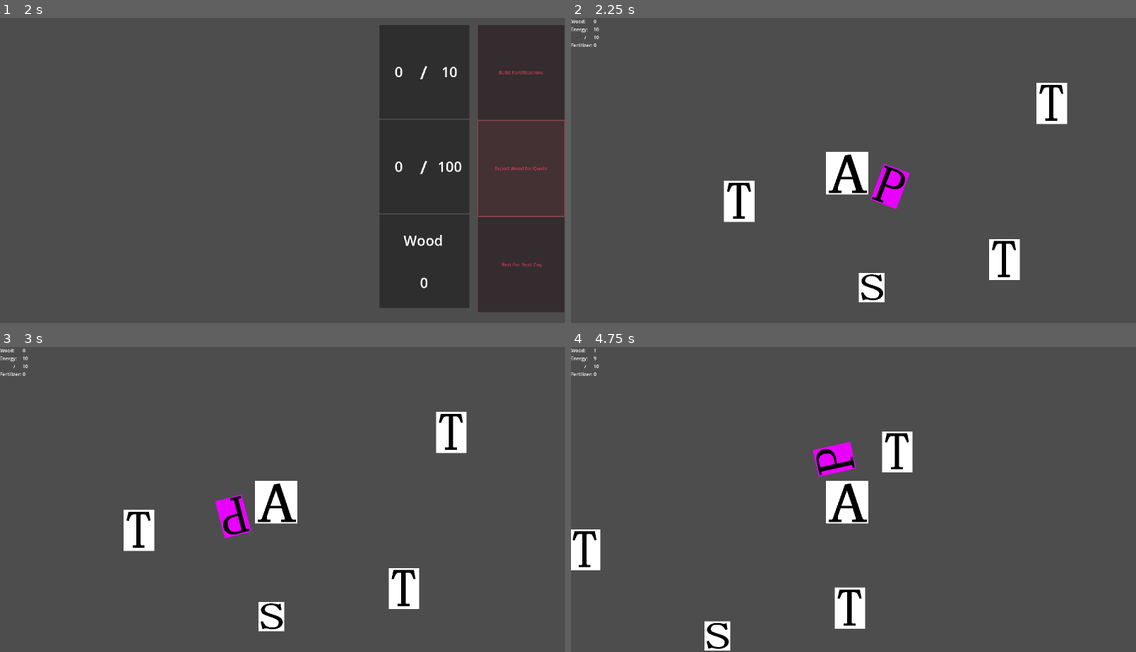
Above: before the commit, frames 1-4 (two rows, left to right).
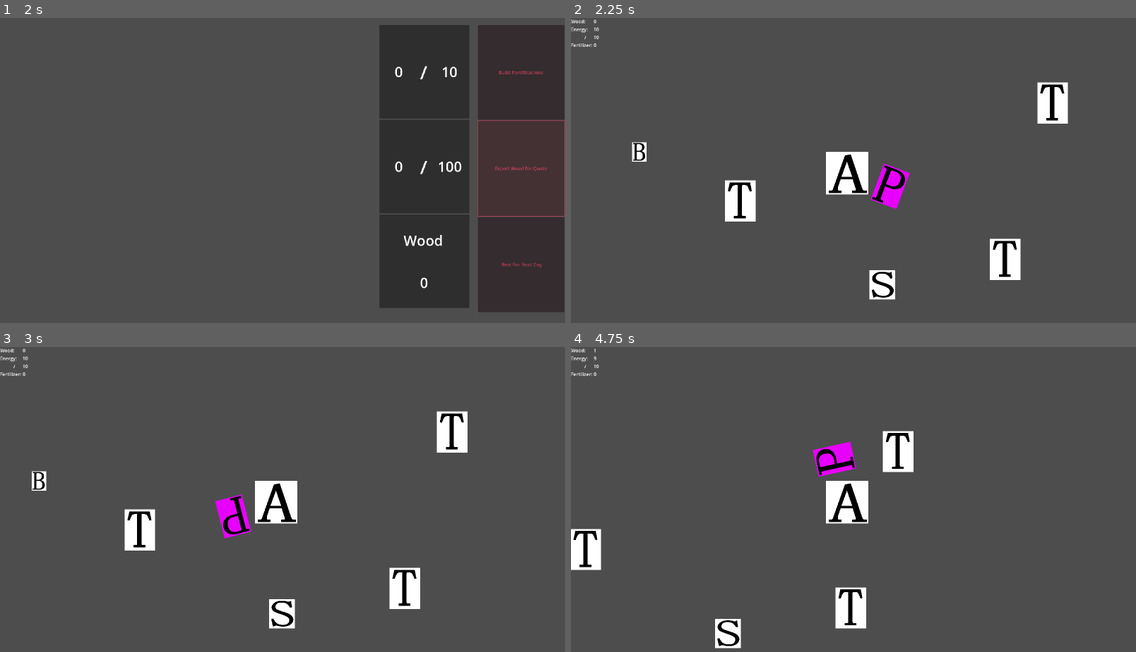
Above: after the commit, the same moments.

Repository: ErdrickBelmont/Buddy_Jam_2024_Team_4
Game: Godot game, scene res://shipUpgradeScene.tscn
Same seed, same stepped clock (60 frames per second), same inputs: the game is played once before the commit and once after it. This scene is started directly instead of the project's main scene.
Inputs (mouse positions are in pixels of both pictures, inside the frame that each line leads up to):
- Up to frame 1 (2 s): click "Build Fortifiications" at 0.5 s; click "Export Wood for Quota" at 1.25 s
- Up to frame 2 (2.25 s): click "Rest For Next Day" at 2 s
- Up to frame 3 (3 s): tap Enter at 2.75 s; move the mouse to (169, 530) at 2.77 s; hold D (ui_right) from 2.78 s (still down); click (169, 530) at 2.85 s
- Up to frame 4 (4.75 s): tap W (ui_up) at 3.02, 3.77 s; move the mouse to (898, 597) at 3.52 s; click (898, 597) at 3.6 s; move the mouse to (836, 450) at 4.27 s; release D (ui_right) at 4.28 s; hold A (ui_left) from 4.28 s (still down); click (836, 450) at 4.35 s

Frame 1 is identical in both runs. In frame 2, 1.2% of the frame differs, in the area x 10-88%, y 21-94%; in frame 3, 1.3%, in the area x 5-83%, y 21-94%; in frame 4, 1.1%.

Commit message:
Bugs & combat created
also fixed bug with Ship upgrade menu

Diff:
--- /dev/null
+++ b/BuddyJam2023_Tree_Game/BugAI.gd
@@ -0,0 +1,94 @@
+extends CharacterBody2D
+
+
+const SPEED = 300.0
+var player_chase = false
+var player = null
+var player_contact = false
+var bug_health = 3
+var cursor_select: bool = false
+var mouse_on_tree: bool = false
+
+# BUG: the _on_area_2d_body_entered's subtracting 1 from energy at start of game and IDK why.
+# ready function adding 1 energy is a jerry rigged solution to this problem
+
+
+func _ready():
+	Global_Var.add_to_var("energy", 1)
+func _physics_process(delta):
+	if player_chase:
+		position += (player.position - position) / SPEED
+
+
+func _on_radar_body_entered(body):
+	player = body
+	player_chase = true
+
+func _on_radar_body_exited(body):
+	player = null
+	player_chase = false
+
+
+func _on_area_2d_body_exited(body):
+	player_contact = false
+	pass # Replace with function body.
+
+func _on_area_2d_body_entered(body):
+	player_contact = true
+	if player_contact == true:
+		Global_Var.add_to_var("energy", -1)
+
+
+
+
+
+#func _on_tree_collider_child_entered_tree(area):
+	##f area.is_in_group("player"):
+		#get_node("Area2D/tree_targetted").set_visible(true)
+		#print("entered in tree collider")
+#
+#func _on_tree_collider_child_exiting_tree(area):
+	##f area.is_in_group("player"):
+		#get_node(".").set_visible(false)
+		#print("left tree collider")
+
+func _process(delta):
+	# if cursor's over the tree, its clicked, and the player has at least 1 energy left #&& Global_Var.lowerBoundCheck(Global_Var.get_referance("energy"),1)d
+	if(cursor_select && mouse_on_tree && Input.is_action_just_pressed("left_Click") && Global_Var.lowerBoundCheck(Global_Var.get_referance("energy"),1) ):
+		bug_health -= 1
+		if bug_health == 0:
+			Global_Var.add_to_var("fertilizer", 1)
+			self.free()
+
+
+
+
+
+
+#code from : https://forum.godotengine.org/t/is-there-a-wait-function-to-godot/38759
+#func wait(seconds: float) -> void:
+	#await get_tree().create_timer(seconds).timeout
+
+
+
+
+func _on_area_2d_area_entered(area):
+	get_child(0,false).show()
+	cursor_select = true
+	pass # Replace with function body.
+
+
+func _on_area_2d_area_exited(area):
+	get_child(0,false).hide()
+	cursor_select = false
+	pass # Replace with function body.
+
+
+func _on_area_2d_mouse_entered():
+	mouse_on_tree = true
+	pass # Replace with function body.
+
+
+func _on_area_2d_mouse_exited():
+	mouse_on_tree = false
+	pass # Replace with function body.
--- a/BuddyJam2023_Tree_Game/Global_Var.gd
+++ b/BuddyJam2023_Tree_Game/Global_Var.gd
@@ -4,6 +4,7 @@
 var dic : Dictionary = {"wood": 0,"woodExportTracker": 0, "woodExportCap": 100,"fortificationTracker": 0,"fortificationCost": 10, "energy": 0, "maxEnergy": 10, "fertilizer": 0,"quotaTracker":0, "quota": 100 }
 
 var base_fortified: bool = false
+var quota_fufilled: bool = false
 
 func _ready():
 	set_var("energy",dic.maxEnergy)
@@ -86,8 +87,10 @@
 
 func upperBoundCheck(lesser:int, max:int) -> bool:
 	if (lesser < max):
+		print("upBound:true")
 		return true
 	else:
+		print("upBound:false")
 		return false
 func lowerBoundCheck(currentInt:int, minimumRequired:int) -> bool:
 	if (currentInt < minimumRequired):
@@ -98,4 +101,5 @@
 func storm_reset():
 	set_var("energy",dic.maxEnergy)
 	set_var("woodExportTracker",0)
-	set_var("quotaTracker",0)
+	#set_var("quotaTracker",0)
+	base_fortified = false
--- a/BuddyJam2023_Tree_Game/Player.tscn
+++ b/BuddyJam2023_Tree_Game/Player.tscn
@@ -14,13 +14,13 @@
 radius = 13.0225
 
 [node name="player_prefab" type="CharacterBody2D"]
-position = Vector2(387, 194)
+position = Vector2(0, -4)
 collision_layer = 3
 collision_mask = 15
 script = ExtResource("1_yfync")
 
 [node name="Area2D2" type="Area2D" parent="."]
-position = Vector2(684.684, 321.062)
+position = Vector2(130.684, -10.938)
 
 [node name="charCollider" type="CollisionShape2D" parent="Area2D2"]
 position = Vector2(-132.684, 9.93842)
@@ -32,17 +32,17 @@
 texture = ExtResource("2_6s85g")
 
 [node name="Camera2D" type="Camera2D" parent="."]
-position = Vector2(576, 321)
+position = Vector2(22, -11)
 
 [node name="OrbitHolder" type="CollisionShape2D" parent="." groups=["playerCursor"]]
-position = Vector2(554, 331)
+position = Vector2(0, -1)
 shape = SubResource("RectangleShape2D_crj7a")
 script = ExtResource("3_to5mm")
 
 [node name="Area2D" type="Area2D" parent="OrbitHolder"]
 position = Vector2(130.684, -9.93844)
 collision_layer = 2
-collision_mask = 12
+collision_mask = 14
 
 [node name="CollisionShape2D" type="CollisionShape2D" parent="OrbitHolder/Area2D"]
 modulate = Color(0.909804, 0, 1, 1)
--- /dev/null
+++ b/BuddyJam2023_Tree_Game/bug.tscn
@@ -0,0 +1,62 @@
+[gd_scene load_steps=7 format=3 uid="uid://uebyoy3nrbnk"]
+
+[ext_resource type="Script" path="res://BugAI.gd" id="1_546et"]
+[ext_resource type="Texture2D" uid="uid://c3lvb71mc6wea" path="res://B.jpg" id="2_3gren"]
+[ext_resource type="Texture2D" uid="uid://i286oe082tgw" path="res://squareCrosshair-export.png" id="2_ebpx0"]
+
+[sub_resource type="RectangleShape2D" id="RectangleShape2D_jxryx"]
+size = Vector2(47, 66)
+
+[sub_resource type="RectangleShape2D" id="RectangleShape2D_mfq25"]
+size = Vector2(49, 68)
+
+[sub_resource type="CircleShape2D" id="CircleShape2D_oypc1"]
+radius = 117.344
+
+[node name="Bug" type="CharacterBody2D"]
+collision_layer = 3
+collision_mask = 3
+script = ExtResource("1_546et")
+
+[node name="Sprite2D2" type="Sprite2D" parent="."]
+visible = false
+z_index = 1
+scale = Vector2(0.88, 1.12)
+texture = ExtResource("2_ebpx0")
+
+[node name="CollisionShape2D" type="CollisionShape2D" parent="."]
+position = Vector2(1.5, -1)
+shape = SubResource("RectangleShape2D_jxryx")
+
+[node name="Sprite2D" type="Sprite2D" parent="."]
+position = Vector2(1, -1)
+scale = Vector2(0.175406, 0.175406)
+texture = ExtResource("2_3gren")
+
+[node name="Area2D" type="Area2D" parent="."]
+visibility_layer = 3
+position = Vector2(1, 2)
+collision_layer = 3
+collision_mask = 3
+
+[node name="CollisionShape2D" type="CollisionShape2D" parent="Area2D"]
+position = Vector2(0, -2)
+shape = SubResource("RectangleShape2D_mfq25")
+
+[node name="radar" type="Area2D" parent="."]
+position = Vector2(1, 1)
+scale = Vector2(0.61, 0.61)
+collision_layer = 32
+
+[node name="radarCollider" type="CollisionShape2D" parent="radar"]
+scale = Vector2(6.39, 6.39)
+shape = SubResource("CircleShape2D_oypc1")
+
+[connection signal="area_entered" from="Area2D" to="." method="_on_area_2d_area_entered"]
+[connection signal="area_exited" from="Area2D" to="." method="_on_area_2d_area_exited"]
+[connection signal="body_entered" from="Area2D" to="." method="_on_area_2d_body_entered"]
+[connection signal="body_exited" from="Area2D" to="." method="_on_area_2d_body_exited"]
+[connection signal="mouse_entered" from="Area2D" to="." method="_on_area_2d_mouse_entered"]
+[connection signal="mouse_exited" from="Area2D" to="." method="_on_area_2d_mouse_exited"]
+[connection signal="body_entered" from="radar" to="." method="_on_radar_body_entered"]
+[connection signal="body_exited" from="radar" to="." method="_on_radar_body_exited"]
--- a/BuddyJam2023_Tree_Game/forest_entrance.tscn
+++ b/BuddyJam2023_Tree_Game/forest_entrance.tscn
@@ -1,19 +1,17 @@
-[gd_scene load_steps=8 format=3 uid="uid://bq4tnwwwxkc0l"]
+[gd_scene load_steps=7 format=3 uid="uid://bq4tnwwwxkc0l"]
 
 [ext_resource type="PackedScene" uid="uid://dd8kuirq1mqtj" path="res://Player.tscn" id="1_08bqn"]
 [ext_resource type="PackedScene" uid="uid://uahhdims1o8" path="res://stat_panel.tscn" id="3_ciejm"]
 [ext_resource type="PackedScene" uid="uid://btqjg4r3wu4oj" path="res://Choppable_Tree.tscn" id="3_sptj4"]
 [ext_resource type="PackedScene" uid="uid://divilrm8xpnrh" path="res://Pause_Menu.tscn" id="3_towcn"]
-[ext_resource type="Script" path="res://ship.gd" id="5_ysi78"]
-[ext_resource type="Texture2D" uid="uid://diak4cs683rih" path="res://S.png" id="6_hgds0"]
-
-[sub_resource type="RectangleShape2D" id="RectangleShape2D_xe1mm"]
-size = Vector2(288, 188.5)
+[ext_resource type="PackedScene" uid="uid://djl4d3slwcf1w" path="res://ship.tscn" id="5_s2ivk"]
+[ext_resource type="PackedScene" uid="uid://uebyoy3nrbnk" path="res://bug.tscn" id="6_w3jpv"]
 
 [node name="Root_Node2D" type="Node2D"]
 
 [node name="player_prefab" parent="." groups=["player"] instance=ExtResource("1_08bqn")]
-collision_mask = 13
+position = Vector2(938, 527)
+collision_mask = 77
 
 [node name="CanvasLayer" type="CanvasLayer" parent="."]
 
@@ -42,51 +40,14 @@
 scale = Vector2(4.44, 4.44)
 collision_mask = 3
 
-[node name="ship" type="Area2D" parent="."]
-position = Vector2(1023, 916)
-collision_layer = 17
-collision_mask = 17
-script = ExtResource("5_ysi78")
+[node name="ship" parent="." instance=ExtResource("5_s2ivk")]
+position = Vector2(1056, 908)
 
-[node name="CollisionShape2D" type="CollisionShape2D" parent="ship"]
-position = Vector2(1, -126)
-shape = SubResource("RectangleShape2D_xe1mm")
+[node name="Bug" parent="." instance=ExtResource("6_w3jpv")]
+position = Vector2(1024, -260)
 
-[node name="Sprite2D" type="Sprite2D" parent="ship"]
-position = Vector2(1.99998, -2.00002)
-scale = Vector2(0.356122, 0.25)
-texture = ExtResource("6_hgds0")
-
-[node name="CanvasLayer2" type="CanvasLayer" parent="ship"]
-visible = false
-
-[node name="Panel" type="Panel" parent="ship/CanvasLayer2"]
-anchors_preset = -1
-anchor_left = 0.38
-anchor_top = 0.178
-anchor_right = 0.67
-anchor_bottom = 0.432
-offset_left = 0.399963
-offset_top = -0.12001
-offset_right = -0.400024
-offset_bottom = -0.279999
-
-[node name="HBoxContainer" type="HBoxContainer" parent="ship/CanvasLayer2/Panel"]
-layout_mode = 1
-anchors_preset = 15
-anchor_right = 1.0
-anchor_bottom = 1.0
-offset_left = 11.0
-offset_top = 75.0
-offset_right = -17.0
-offset_bottom = -23.0
-grow_horizontal = 2
-grow_vertical = 2
-
-[node name="returnToShip" type="Button" parent="ship/CanvasLayer2/Panel/HBoxContainer"]
-layout_mode = 2
-size_flags_horizontal = 3
-text = "Return to ship "
+[node name="Bug2" parent="." instance=ExtResource("6_w3jpv")]
+position = Vector2(231, 454)
 
 [connection signal="area_entered" from="ChoppableTree" to="ChoppableTree" method="_on_area_entered"]
 [connection signal="area_exited" from="ChoppableTree" to="ChoppableTree" method="_on_area_exited"]
@@ -100,6 +61,3 @@
 [connection signal="area_exited" from="ChoppableTree3" to="ChoppableTree3" method="_on_area_exited"]
 [connection signal="mouse_entered" from="ChoppableTree3" to="ChoppableTree3" method="_on_mouse_entered"]
 [connection signal="mouse_exited" from="ChoppableTree3" to="ChoppableTree3" method="_on_mouse_exited"]
-[connection signal="area_entered" from="ship" to="ship" method="_on_area_entered"]
-[connection signal="area_exited" from="ship" to="ship" method="_on_area_exited"]
-[connection signal="pressed" from="ship/CanvasLayer2/Panel/HBoxContainer/returnToShip" to="ship" method="_on_return_to_ship_pressed"]
--- /dev/null
+++ b/BuddyJam2023_Tree_Game/ship.tscn
@@ -0,0 +1,57 @@
+[gd_scene load_steps=4 format=3 uid="uid://djl4d3slwcf1w"]
+
+[ext_resource type="Script" path="res://ship.gd" id="1_c7eyp"]
+[ext_resource type="Texture2D" uid="uid://diak4cs683rih" path="res://S.png" id="2_4k1hj"]
+
+[sub_resource type="RectangleShape2D" id="RectangleShape2D_xe1mm"]
+size = Vector2(288, 188.5)
+
+[node name="ship" type="Area2D"]
+position = Vector2(-4, 16)
+collision_layer = 17
+collision_mask = 17
+script = ExtResource("1_c7eyp")
+
+[node name="CollisionShape2D" type="CollisionShape2D" parent="."]
+position = Vector2(1, -126)
+shape = SubResource("RectangleShape2D_xe1mm")
+
+[node name="Sprite2D" type="Sprite2D" parent="."]
+position = Vector2(1.99998, -2.00002)
+scale = Vector2(0.356122, 0.25)
+texture = ExtResource("2_4k1hj")
+
+[node name="CanvasLayer2" type="CanvasLayer" parent="."]
+visible = false
+
+[node name="Panel" type="Panel" parent="CanvasLayer2"]
+anchors_preset = -1
+anchor_left = 0.38
+anchor_top = 0.178
+anchor_right = 0.67
+anchor_bottom = 0.432
+offset_left = 0.399963
+offset_top = -0.12001
+offset_right = -0.400024
+offset_bottom = -0.279999
+
+[node name="HBoxContainer" type="HBoxContainer" parent="CanvasLayer2/Panel"]
+layout_mode = 1
+anchors_preset = 15
+anchor_right = 1.0
+anchor_bottom = 1.0
+offset_left = 11.0
+offset_top = 75.0
+offset_right = -17.0
+offset_bottom = -23.0
+grow_horizontal = 2
+grow_vertical = 2
+
+[node name="returnToShip" type="Button" parent="CanvasLayer2/Panel/HBoxContainer"]
+layout_mode = 2
+size_flags_horizontal = 3
+text = "Return to ship "
+
+[connection signal="area_entered" from="." to="." method="_on_area_entered"]
+[connection signal="area_exited" from="." to="." method="_on_area_exited"]
+[connection signal="pressed" from="CanvasLayer2/Panel/HBoxContainer/returnToShip" to="." method="_on_return_to_ship_pressed"]
--- a/BuddyJam2023_Tree_Game/shipUpgradeScene.gd
+++ b/BuddyJam2023_Tree_Game/shipUpgradeScene.gd
@@ -5,26 +5,34 @@
 func _ready():
 	pass # Replace with function body.
 
-
 # Called every frame. 'delta' is the elapsed time since the previous frame.
 func _process(delta):
 	pass
-
 
 func _on_next_day_pressed():
 	Global_Var.storm_reset()
 	get_tree().change_scene_to_file("res://forest_entrance.tscn")
 
+func _on_submit_wood_quota_pressed():
+	var quota_difference : int = (Global_Var.get_referance("quota") - Global_Var.get_referance("qoutaTracker"))
 
-func _on_submit_wood_quota_pressed():
 	if Global_Var.upperBoundCheck(Global_Var.get_referance("qoutaTracker"),Global_Var.get_referance("quota")):
-		if (Global_Var.get_referance("wood") - (Global_Var.get_referance("quota") - Global_Var.get_referance("qoutaTracker"))) >= 0:
-			Global_Var.add_to_var("quotaTracker",(Global_Var.get_referance("quota") - Global_Var.get_referance("qoutaTracker")))
-			Global_Var.add_to_var("wood",-((Global_Var.get_referance("quota") - Global_Var.get_referance("qoutaTracker"))))
+		if Global_Var.get_referance("wood") + Global_Var.get_referance("qoutaTracker") < Global_Var.get_referance("quota"):
+			Global_Var.add_to_var("quotaTracker", Global_Var.get_referance("wood"))
+			Global_Var.set_var("wood",0)
+		elif Global_Var.get_referance("wood") + Global_Var.get_referance("qoutaTracker") >= Global_Var.get_referance("quota"):
+			Global_Var.add_to_var("wood", -quota_difference)
+			Global_Var.set_var("quotaTracker", Global_Var.get_referance("quota"))
+			Global_Var.quota_fufilled = true
 
 func _on_build_fortitifcation_pressed():
-	var fortification_difference = Global_Var.get_referance("fortificationCost") - Global_Var.get_referance("fortificationTracker")
+	var fortification_difference : int = Global_Var.get_referance("fortificationCost") - Global_Var.get_referance("fortificationTracker")
+
 	if Global_Var.upperBoundCheck(Global_Var.get_referance("fortificationTracker"),Global_Var.get_referance("fortificationCost")):
-		if (Global_Var.get_referance("wood") - (Global_Var.get_referance("fortificationCost") - Global_Var.get_referance("fortificationTracker"))) >= 0:
-			Global_Var.add_to_var("fortificationTracker",(Global_Var.get_referance("fortificationCost") - Global_Var.get_referance("fortificationTracker")))
-			Global_Var.add_to_var("wood",-(Global_Var.get_referance("fortificationCost") - Global_Var.get_referance("fortificationTracker")))
+		if Global_Var.get_referance("wood") + Global_Var.get_referance("fortificationTracker") < Global_Var.get_referance("fortificationCost"):
+			Global_Var.add_to_var("fortificationTracker", Global_Var.get_referance("wood"))
+			Global_Var.set_var("wood",0)
+		elif Global_Var.get_referance("wood") + Global_Var.get_referance("fortificationTracker")  >= Global_Var.get_referance("fortificationCost"):
+			Global_Var.add_to_var("wood", -fortification_difference)
+			Global_Var.set_var("fortificationTracker", Global_Var.get_referance("fortificationCost"))
+			Global_Var.base_fortified = true
Binary file added: BuddyJam2023_Tree_Game/B.jpg
Not shown, added: BuddyJam2023_Tree_Game/B.jpg.import
Not shown, added: BuddyJam2023_Tree_Game/bug5C9D.tmp
